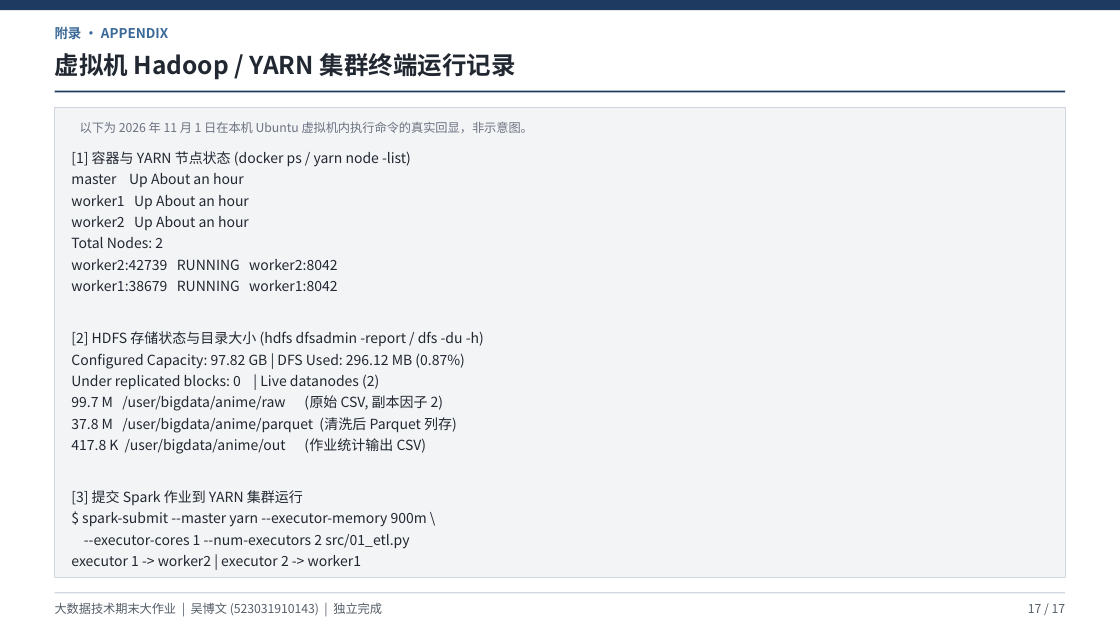
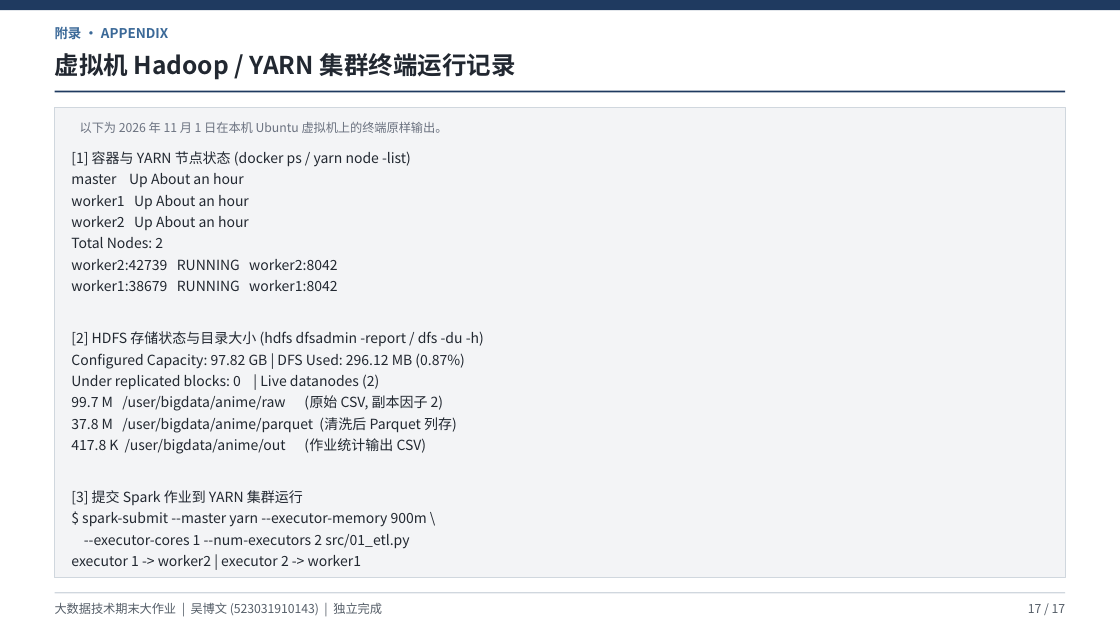
Before and after one commit to wbw2005/BigData, a slide deck: slide 17 of 动漫评分分析与推荐系统_吴博文.pptx. Drawn at 1120x630 pixels with LibreOffice and Linux fonts; fonts in the diff are those of the drawing. Boxes give left, top, right and bottom in pixels: in the first picture for what was removed or moved away, otherwise in the second. Text is boxed around its words. In the diff, an @@ line names an element or a change of style, - is before the commit and + after.

```diff
--- a/动漫评分分析与推荐系统_吴博文.pptx
+++ b/动漫评分分析与推荐系统_吴博文.pptx
@@ text at (80, 122, 448, 133): text changed @@
-以下为 2026 年 11 月 1 日在本机 Ubuntu 虚拟机内执行命令的真实回显，非示意图。
+以下为 2026 年 11 月 1 日在本机 Ubuntu 虚拟机上的终端原样输出。
```
Also in this commit, not shown: 1 other slide changed, 2 other files.
